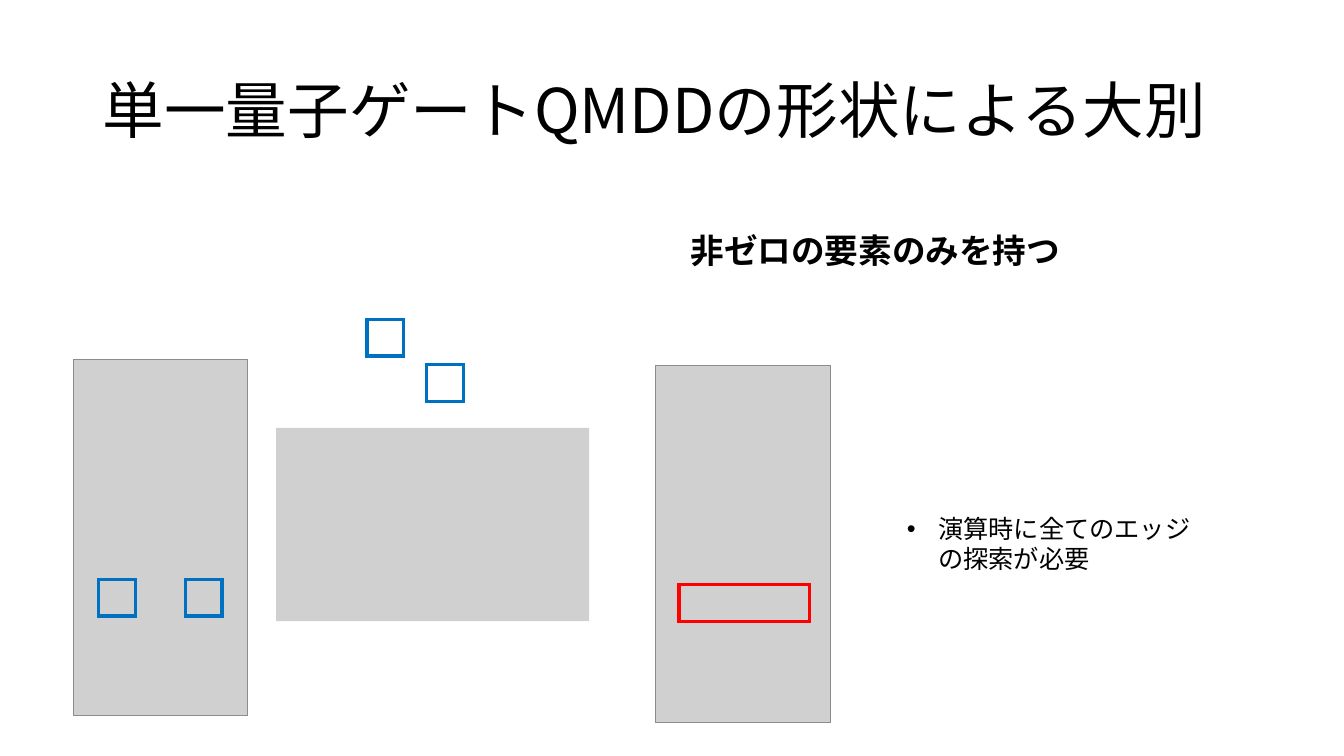
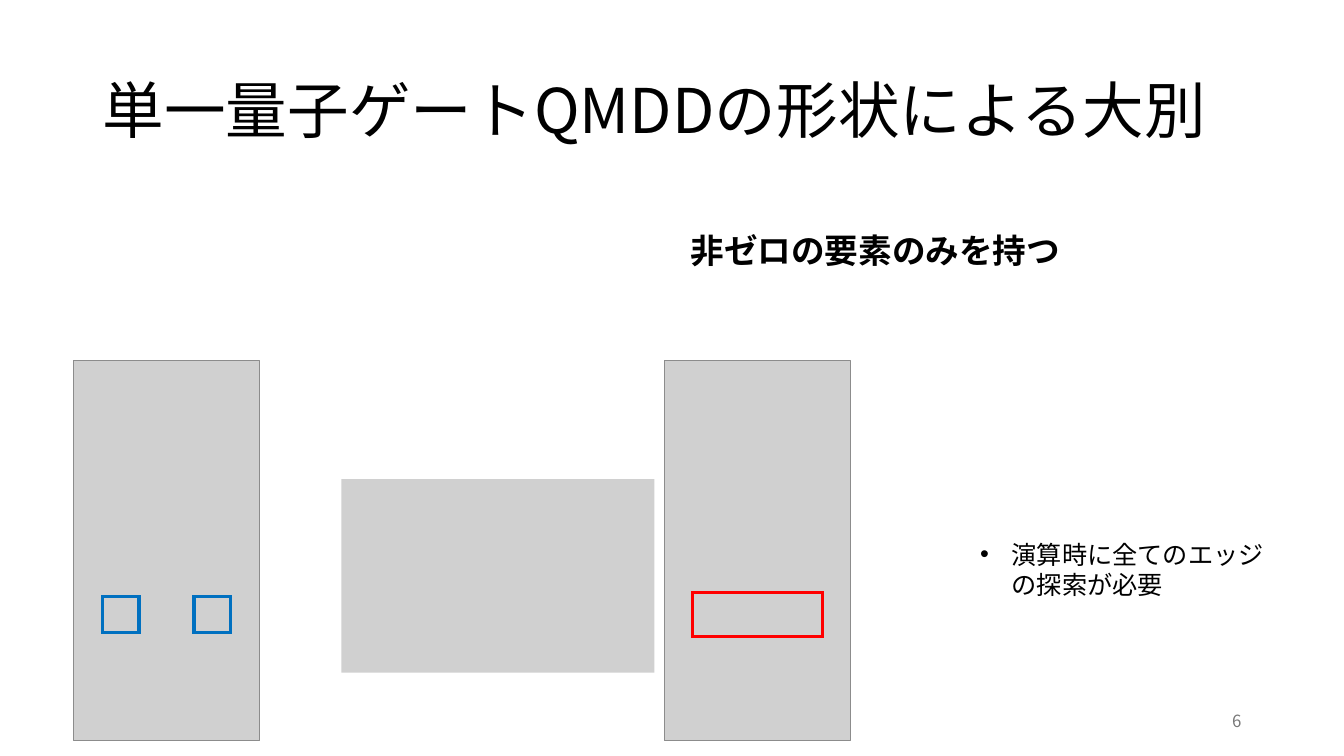
Before and after one commit to uj151133/my_quantum_simulator_with_gpu, a slide deck: slide 6 of docs/ark_theme_presentation_slide.pptx (slide 4 before the commit). Drawn at 1344x756 pixels with LibreOffice and Linux fonts; fonts in the diff are those of the drawing; grey boxes stand for pictures. Boxes give left, top, right and bottom in pixels: in the first picture for what was removed or moved away, otherwise in the second. Text is boxed around its words. In the diff, an @@ line names an element or a change of style, - is before the commit and + after.

```diff
--- a/docs/ark_theme_presentation_slide.pptx
+++ b/docs/ark_theme_presentation_slide.pptx
@@ picture: place and size @@
-picture at box(74, 359, 248, 716)
+picture at box(74, 361, 260, 741)
@@ picture: place and size @@
-picture at box(656, 366, 831, 723)
+picture at box(664, 361, 851, 741)
@@ picture: place and size @@
-picture at box(276, 427, 590, 621)
+picture at box(342, 479, 655, 673)
@@ text "演算時に全てのエッジの探索が必要": place and size @@
-text "演算時に全てのエッジの探索が必要" at box(938, 516, 1190, 570)
+text "演算時に全てのエッジの探索が必要" at box(1012, 542, 1264, 596)
@@ rectangle removed at box(99, 580, 135, 616) @@
@@ rectangle: place and size @@
-rectangle at box(367, 320, 403, 356)
+rectangle at box(103, 596, 139, 632)
@@ rectangle removed at box(186, 580, 222, 616) @@
@@ rectangle: place and size @@
-rectangle at box(426, 365, 463, 401)
+rectangle at box(194, 596, 230, 632)
@@ rectangle: place and size @@
-rectangle at box(680, 585, 810, 621)
+rectangle at box(693, 592, 823, 636)
@@ page number added at box(1232, 714, 1241, 727), 12 pt, text #797979 @@
+6
```
Also in this commit, not shown: 9 other slides changed, 1 slide added, 35 other files.
